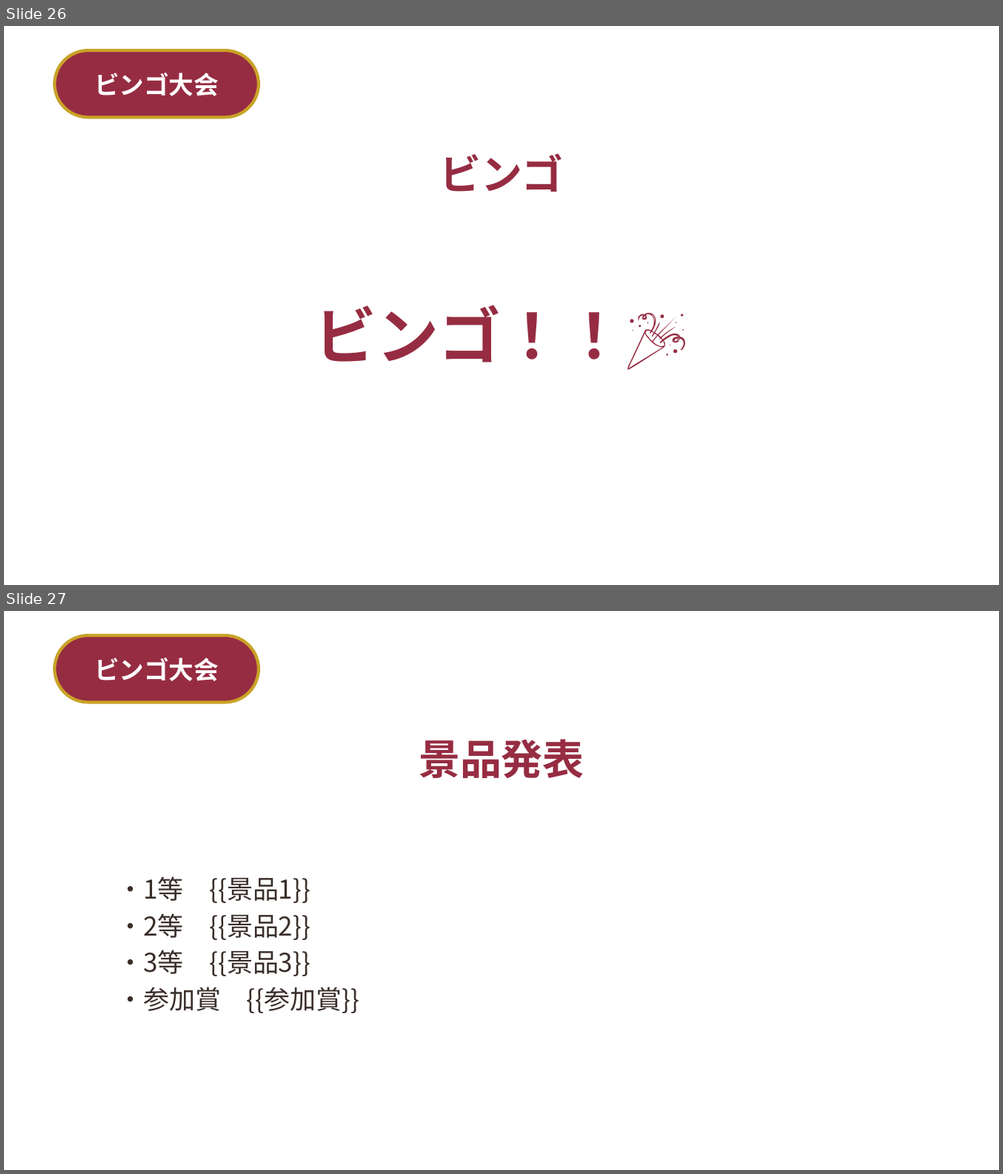
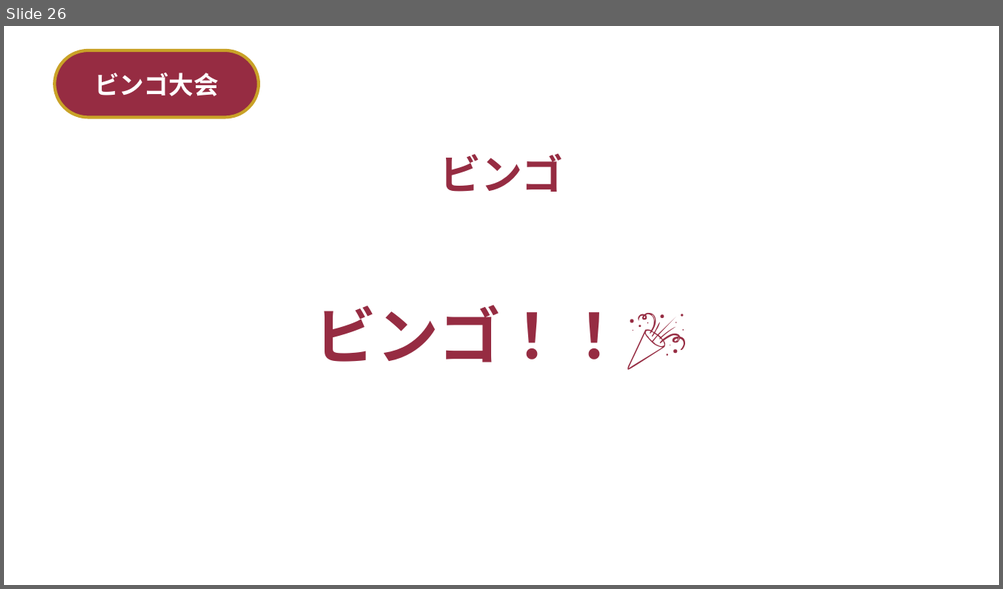
Before and after one commit to st01ohn03-coder/simple-alarm, a slide deck: wedding-deck/build/結婚式_マルバツクイズ＆ビンゴ.pptx. Shown one above the other, each under a label of ours: slides 26 and 27 before the commit, slide 26 after it. The pictures are 1003x1174 and 1003x589 pixels, drawn with LibreOffice and Linux fonts; fonts in the diff are those of the drawing; background and template pictures are left out. Boxes give left, top, right and bottom in pixels: in the first picture for what was removed or moved away, otherwise in the second. Text is boxed around its words. In the diff, an @@ line names an element or a change of style, - is before the commit and + after.

```diff
--- a/wedding-deck/build/結婚式_マルバツクイズ＆ビンゴ.pptx
+++ b/wedding-deck/build/結婚式_マルバツクイズ＆ビンゴ.pptx
@@ slide 27 removed at bbox=[4, 611, 999, 1170], background picture (left out) @@
@@ rounded rectangle removed at bbox=[55, 635, 259, 703] @@
-ビンゴ大会
@@ text removed at bbox=[418, 739, 584, 778] @@
-景品発表
@@ text removed at bbox=[117, 877, 359, 1014] @@
-・1等 {{景品1}}
-・2等 {{景品2}}
-・3等 {{景品3}}
-・参加賞 {{参加賞}}
```
Also in this commit, not shown: 11 slides changed, 1 slide added, 2 other slides removed, 16 other files.
